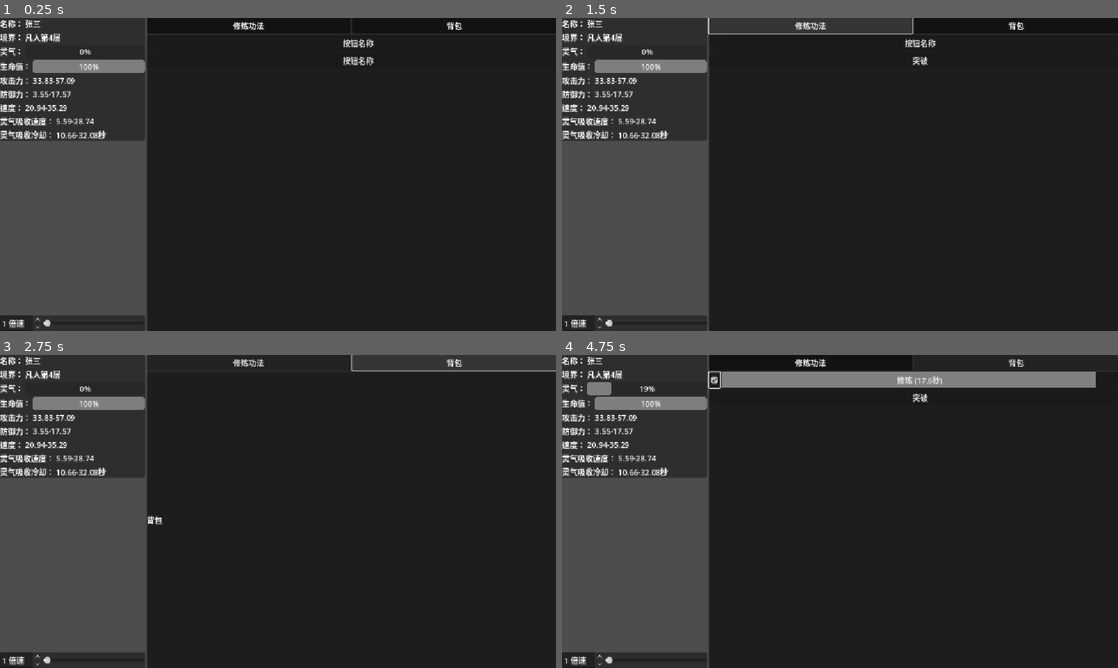
Above: before the commit, frames 1-4 (two rows, left to right).
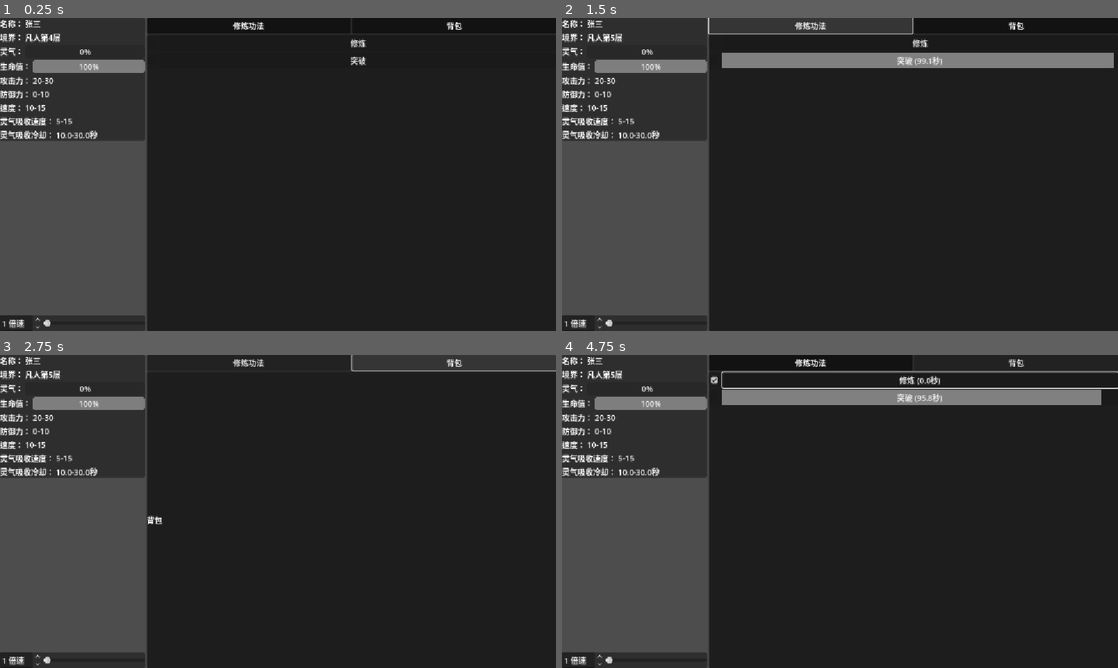
Above: after the commit, the same moments.

Repository: sevenyjl/Cultivation-Game
Game: Godot game, scene res://tscns/main.tscn
Same seed, same stepped clock (60 frames per second), same inputs: the game is played once before the commit and once after it.
Inputs (mouse positions are in pixels of both pictures, inside the frame that each line leads up to):
- Up to frame 1 (0.25 s): no input
- Up to frame 2 (1.5 s): click (917, 61) at 0.5 s, where only the run after the commit has a clickable "突破"; click "修炼功法" at 1.25 s
- Up to frame 3 (2.75 s): click "背包" at 2 s
- Up to frame 4 (4.75 s): click "修炼功法" at 2.75 s; click (712, 380) at 3.52 s; click (917, 380) at 4.25 s, where only the run before the commit has a clickable "修炼 (18.1秒)"

The runs differ from the first frame. In frame 1, 0.6% of the frame differs, in the area x 4-68%, y 6-39%; in frame 2, 4.0%; in frame 3, 0.4%; in frame 4, 7.9%, in the area x 4-100%, y 5-39%.
Error after the commit: Invalid assignment of property or key 'min_growth' with value of type 'float' on a base object of type 'Nil'. (res://entity/Base修仙者.gd:70)

Commit message:
refactor(组件): 重构组件文件结构并优化修炼逻辑
将自动button和人员战斗信息组件移动到组件目录，统一管理
在Base修炼者.gd中添加灵气归零逻辑
为修炼面板添加突破按钮功能
隐藏背包面板默认显示
优化组件引用路径

Diff:
--- a/cultivation-godot/entity/Base修仙者.gd
+++ b/cultivation-godot/entity/Base修仙者.gd
@@ -67,8 +67,10 @@
 		spiritual_energy.min_value = 0
 		# 初始最大灵气设置为升级所需值
 		spiritual_energy.max_value = 100
+		absorption_rate.min_growth = 1
+		absorption_rate.max_growth = 5
+		absorption_rate.growth_factor = 10
 		spiritual_energy.current_value = 0
-
 	# 初始化灵气吸收速度
 	if absorption_rate == null:
 		absorption_rate = RandomValue.new()
@@ -197,6 +199,8 @@
 		_on_realm_breakthrough(previous_realm, current_realm)
 	for i in _获取成长属性列表():
 		i.grow()
+	# 灵气归零
+	spiritual_energy.current_value=0
 	print(name_str + " 修炼到 " + get_full_realm_name() + "！")
 
 
--- a/cultivation-godot/tscns/修炼UI.tscn
+++ b/cultivation-godot/tscns/修炼UI.tscn
@@ -184,6 +184,7 @@
 layout_mode = 2
 
 [node name="背包" type="PanelContainer" parent="VBoxContainer/HBoxContainer/主容器/VBoxContainer/Tab容器"]
+visible = false
 layout_mode = 2
 
 [node name="Label" type="Label" parent="VBoxContainer/HBoxContainer/主容器/VBoxContainer/Tab容器/背包"]
--- a/cultivation-godot/tscns/修炼面板.gd
+++ b/cultivation-godot/tscns/修炼面板.gd
@@ -6,6 +6,9 @@
 		var 灵气吸收量=GameData.player.absorption_rate.get_current_value()
 		GameData.player.吸收灵气进入体内(灵气吸收量)
 	)
+	%"突破".点击按钮.connect(func():
+		GameData.player.level_up()
+	)
 
 func _冷却完成(comp:AutoClickButton,属性:GrowthBase):
 	var 冷却时间 = 属性.get_current_value()
--- a/cultivation-godot/tscns/修炼面板.tscn
+++ b/cultivation-godot/tscns/修炼面板.tscn
@@ -1,6 +1,6 @@
 [gd_scene load_steps=3 format=3 uid="uid://b7rxrpg6ouh75"]
 
-[ext_resource type="PackedScene" uid="uid://d0tli8lfobiys" path="res://tscns/自动button.tscn" id="1_85qb5"]
+[ext_resource type="PackedScene" uid="uid://d0tli8lfobiys" path="res://tscns/组件/自动button.tscn" id="1_85qb5"]
 [ext_resource type="Script" uid="uid://b7tvembe0akwk" path="res://tscns/修炼面板.gd" id="1_fb52a"]
 
 [node name="修炼内容" type="PanelContainer"]
@@ -21,3 +21,4 @@
 unique_name_in_owner = true
 layout_mode = 2
 button_text = "突破"
+"冷却时间" = 100.0
--- a/cultivation-godot/tscns/战斗UI.tscn
+++ b/cultivation-godot/tscns/战斗UI.tscn
@@ -1,7 +1,7 @@
 [gd_scene load_steps=3 format=3 uid="uid://c4g6jg0gt6hbr"]
 
 [ext_resource type="Script" uid="uid://dvb1nbi7vsqn6" path="res://tscns/战斗UI.gd" id="1_0x8k9"]
-[ext_resource type="PackedScene" uid="uid://ch5ft504adcxv" path="res://tscns/人员战斗信息组件.tscn" id="2_3x4k5"]
+[ext_resource type="PackedScene" uid="uid://ch5ft504adcxv" path="res://tscns/组件/人员战斗信息组件.tscn" id="2_3x4k5"]
 
 [node name="战斗UI" type="Control"]
 layout_mode = 3
--- a/cultivation-godot/tscns/人员战斗信息组件.tscn
+++ b/cultivation-godot/tscns/组件/人员战斗信息组件.tscn
@@ -1,6 +1,6 @@
 [gd_scene load_steps=3 format=3 uid="uid://ch5ft504adcxv"]
 
-[ext_resource type="Script" uid="uid://cwjneodgoqiti" path="res://tscns/人员战斗信息组件.gd" id="1_2x3k4"]
+[ext_resource type="Script" uid="uid://cwjneodgoqiti" path="res://tscns/组件/人员战斗信息组件.gd" id="1_2x3k4"]
 
 [sub_resource type="StyleBoxFlat" id="StyleBoxFlat_frd7m"]
 content_margin_left = 5.0
--- a/cultivation-godot/tscns/自动button.gd
+++ b/cultivation-godot/tscns/组件/自动button.gd
@@ -1,3 +1,4 @@
+@tool
 extends PanelContainer
 class_name AutoClickButton
 
@@ -13,11 +14,12 @@
 
 # 预览效果
 func _notification(what: int) -> void:
-	if what==NOTIFICATION_EDITOR_POST_SAVE :
+	if what==NOTIFICATION_EDITOR_POST_SAVE or what==NOTIFICATION_EDITOR_PRE_SAVE:
 		按钮.text=button_text
 	pass
 
 func _ready() -> void:
+	按钮.text=button_text
 	pass
 
 func _process(delta: float) -> void:
--- a/cultivation-godot/tscns/自动button.tscn
+++ b/cultivation-godot/tscns/组件/自动button.tscn
@@ -1,6 +1,6 @@
 [gd_scene load_steps=2 format=3 uid="uid://d0tli8lfobiys"]
 
-[ext_resource type="Script" uid="uid://clfk6ors107cv" path="res://tscns/自动button.gd" id="1_ilgqp"]
+[ext_resource type="Script" uid="uid://clfk6ors107cv" path="res://tscns/组件/自动button.gd" id="1_ilgqp"]
 
 [node name="自动Button" type="PanelContainer"]
 offset_right = 168.0
Renamed: cultivation-godot/tscns/人员战斗信息组件.gd -> cultivation-godot/tscns/组件/人员战斗信息组件.gd
Renamed: cultivation-godot/tscns/人员战斗信息组件.gd.uid -> cultivation-godot/tscns/组件/人员战斗信息组件.gd.uid
Renamed: cultivation-godot/tscns/自动button.gd.uid -> cultivation-godot/tscns/组件/自动button.gd.uid
